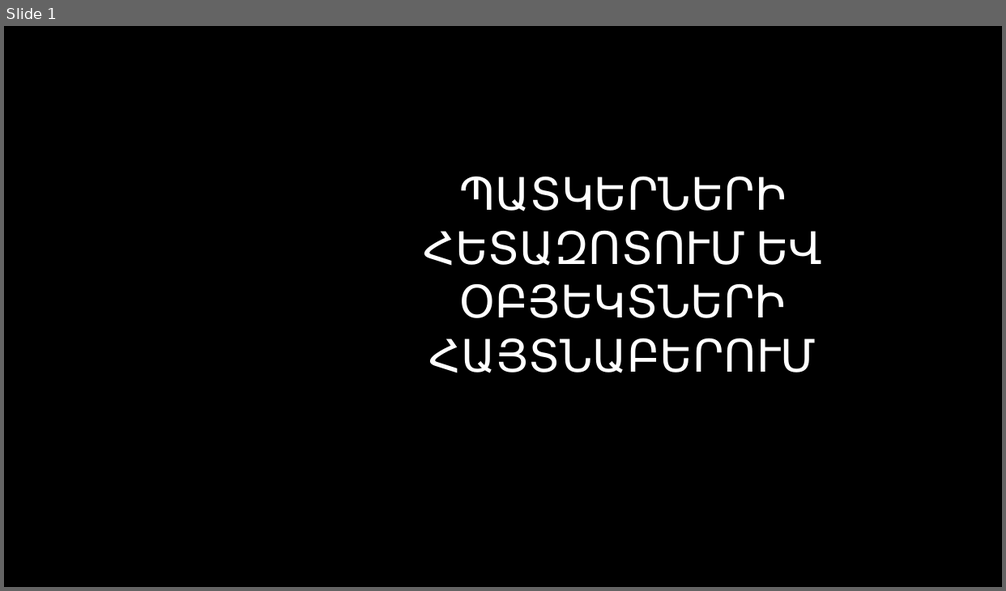
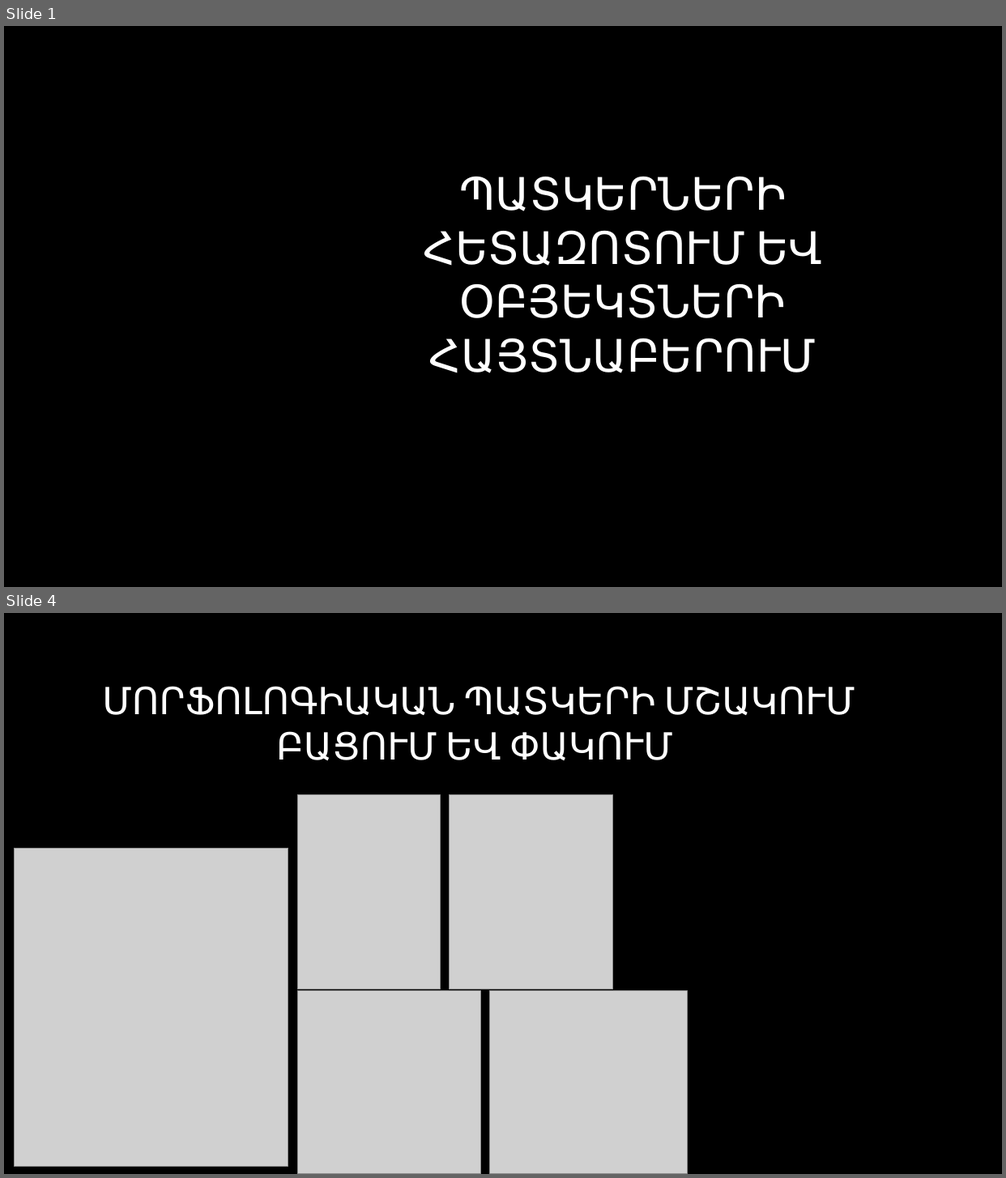
Before and after one commit to CGevorg/OpenKrypton, a slide deck: presentation/Presentation.pptx. Shown one above the other, each under a label of ours: slide 1 before the commit, slides 1 and 4 after it; the slides between them are not shown. The pictures are 1006x591 and 1006x1178 pixels, drawn with LibreOffice and Linux fonts; fonts in the diff are those of the drawing; grey boxes stand for pictures; background and template pictures are left out. Boxes give left, top, right and bottom in pixels: in the first picture for what was removed or moved away, otherwise in the second. Text is boxed around its words. In the diff, an @@ line names an element or a change of style, - is before the commit and + after.

```diff
--- a/presentation/Presentation.pptx
+++ b/presentation/Presentation.pptx
@@ slide 4 added at [4,613,1002,1174], background picture (left out) @@
@@ title added at [102,686,855,760], 36 pt, text #FFFFFF @@
+ՄՈՐՖՈԼՈԳԻԱԿԱՆ ՊԱՏԿԵՐԻ ՄՇԱԿՈՒՄ ԲԱՑՈՒՄ ԵՎ ՓԱԿՈՒՄ
@@ picture added at [297,796,441,990] @@
@@ picture added at [450,796,612,990] @@
@@ picture added at [14,848,288,1166] @@
@@ picture added at [297,991,481,1174] @@
@@ picture added at [490,991,688,1174] @@
```
Also in this commit, not shown: 2 slides changed, 16 other slides added, 1 slide removed, 1 other file.
